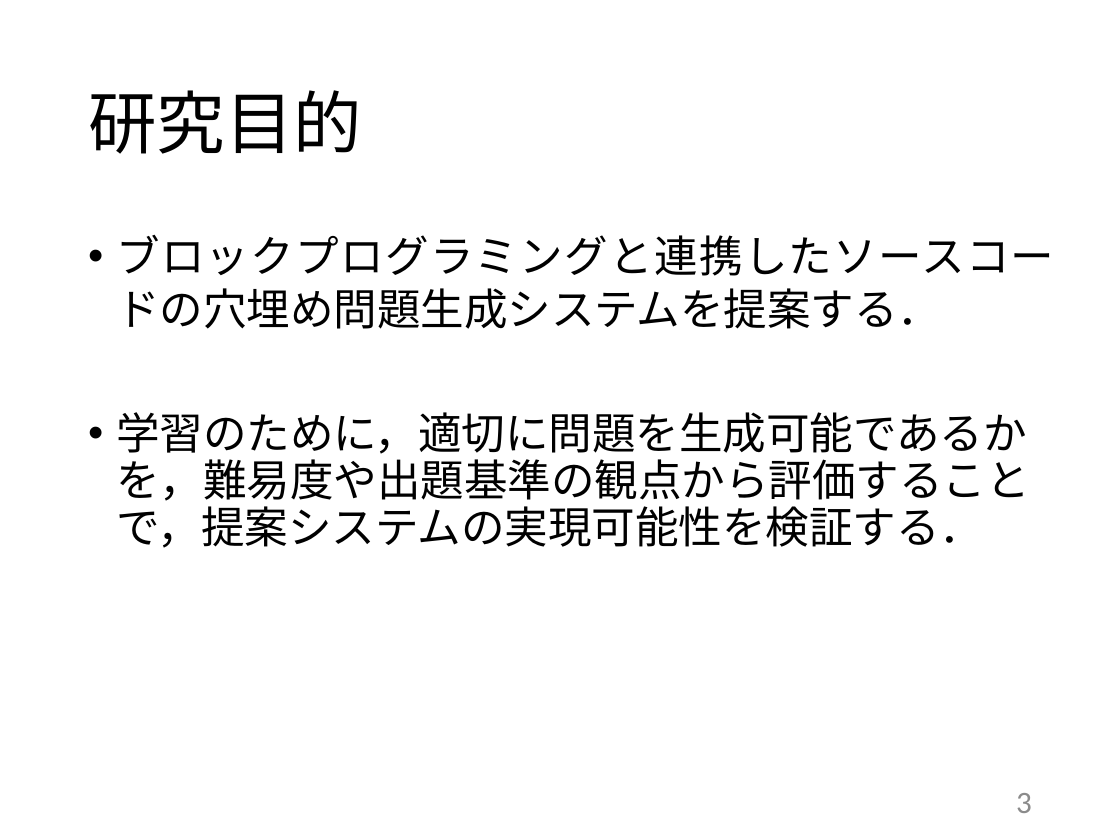
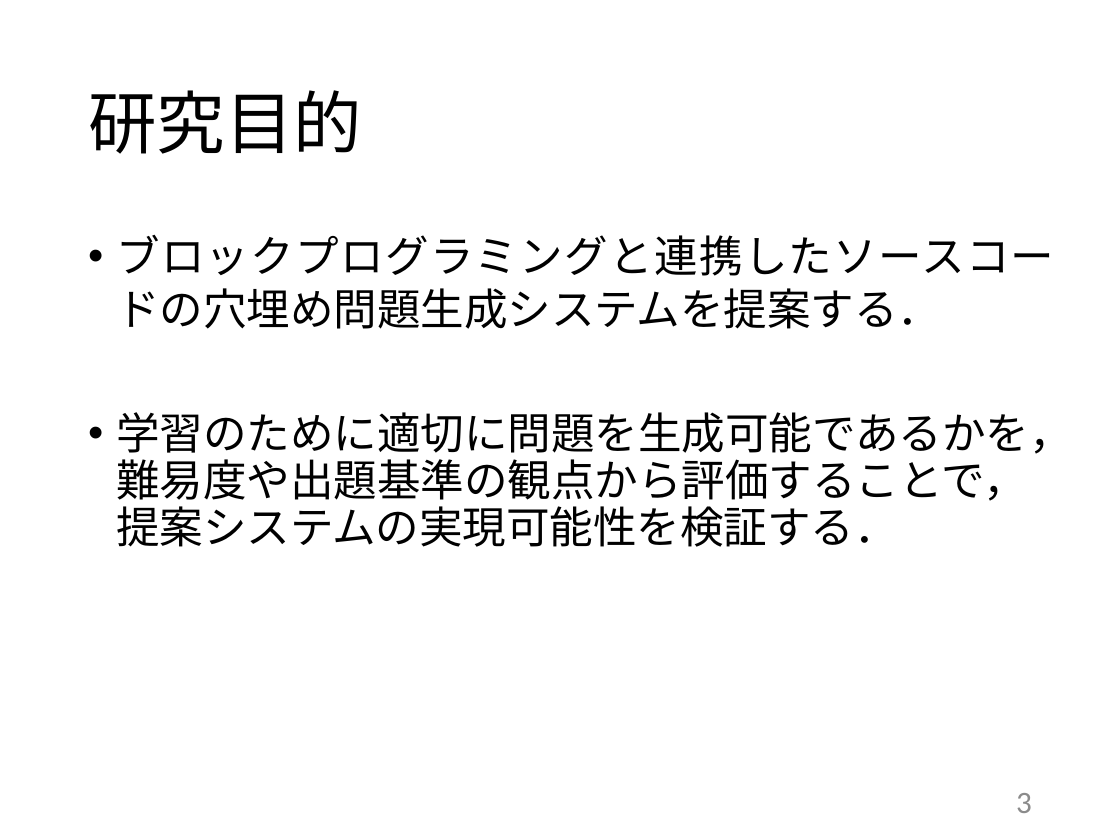
Before and after one commit to kait-takanolab/1821121-shimaoka-thesis, a slide deck: slide 3 of 1821121_shimaoka_thesis.pptx. Drawn at 1120x840 pixels with LibreOffice and Linux fonts; fonts in the diff are those of the drawing. Boxes give left, top, right and bottom in pixels: in the first picture for what was removed or moved away, otherwise in the second. Text is boxed around its words. In the diff, an @@ line names an element or a change of style, - is before the commit and + after.

```diff
--- a/1821121_shimaoka_thesis.pptx
+++ b/1821121_shimaoka_thesis.pptx
@@ text at <box>116,412,1072,547</box>: text changed @@
-• 学習のために，適切に問題を生成可能であるかを，難易度や出題基準の観点から評価することで，提案システムの実現可能性を検証する．
+• 学習のために適切に問題を生成可能であるかを，難易度や出題基準の観点から評価することで，提案システムの実現可能性を検証する．
```
Also in this commit, not shown: 8 other slides changed, 1 slide added, 2 other files.
